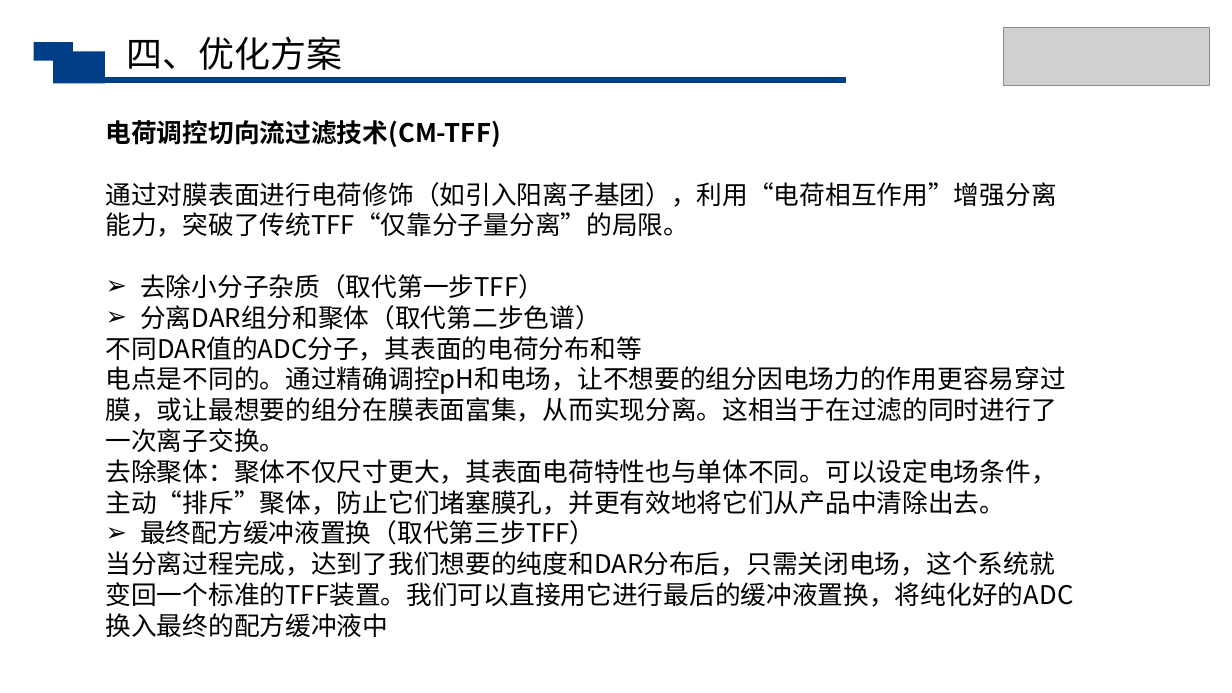
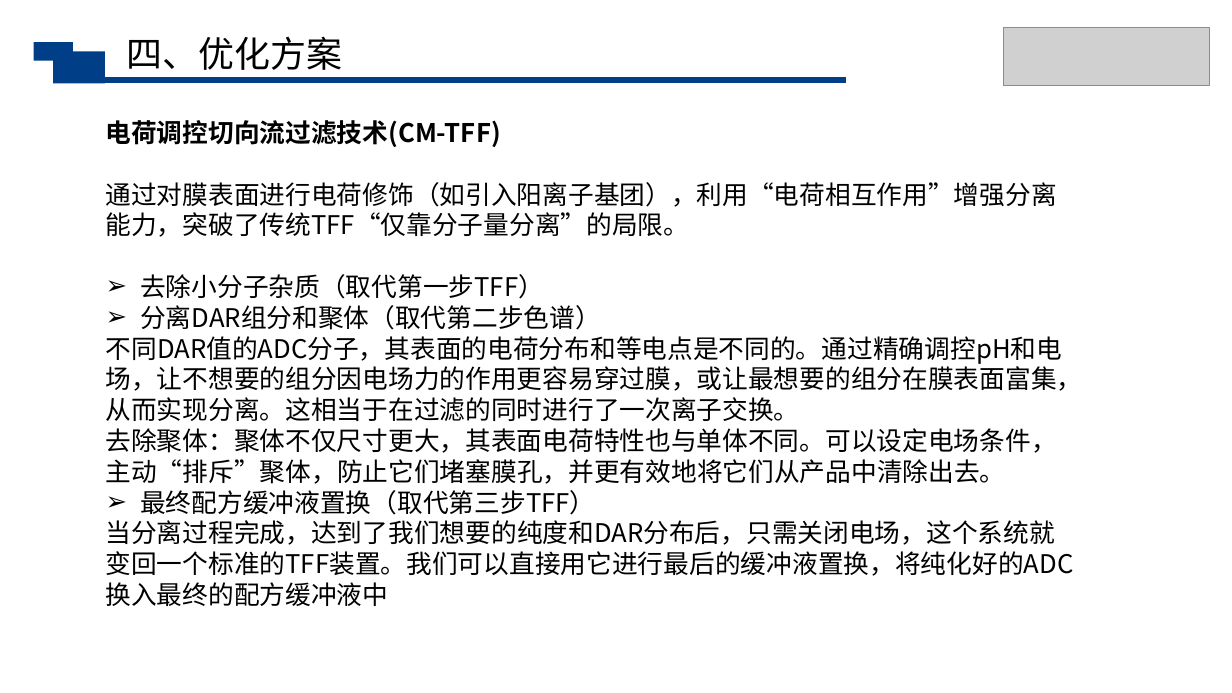
Before and after one commit to Raymon-Lyu/Veterinary-Medicine, a slide deck: slide 21 of 生物分离工程/第十组汇报ppt.pptx. Drawn at 1232x693 pixels with LibreOffice and Linux fonts; fonts in the diff are those of the drawing; grey boxes stand for pictures. Boxes give left, top, right and bottom in pixels: in the first picture for what was removed or moved away, otherwise in the second. Text is boxed around its words. In the diff, an @@ line names an element or a change of style, - is before the commit and + after.

```diff
--- a/生物分离工程/第十组汇报ppt.pptx
+++ b/生物分离工程/第十组汇报ppt.pptx
@@ text at [106,336,1083,421]: text changed @@
-不同DAR值的ADC分子，其表面的电荷分布和等
-电点是不同的。通过精确调控pH和电场，让不想要的组分因电场力的作用更容易穿过膜，或让最想要的组分在膜表面富集，从而实现分离。这相当于在过滤的同时进行了一次离子交换。
+不同DAR值的ADC分子，其表面的电荷分布和等电点是不同的。通过精确调控pH和电场，让不想要的组分因电场力的作用更容易穿过膜，或让最想要的组分在膜表面富集，从而实现分离。这相当于在过滤的同时进行了一次离子交换。
```
Also in this commit, not shown: 1 other slide changed, 2 other files.
